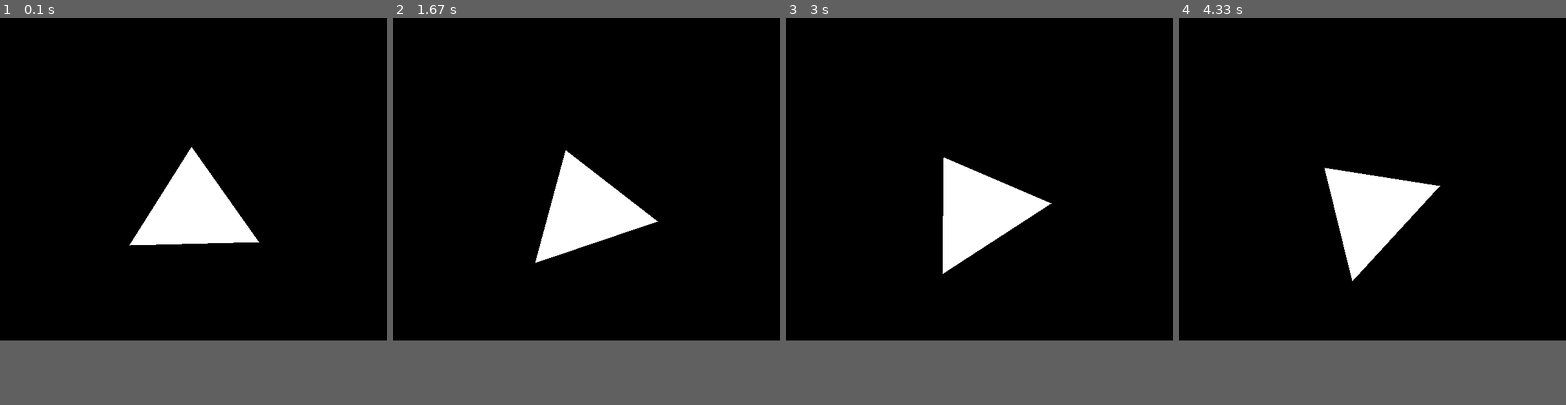
Above: before the commit, frames 1-4 (left to right).
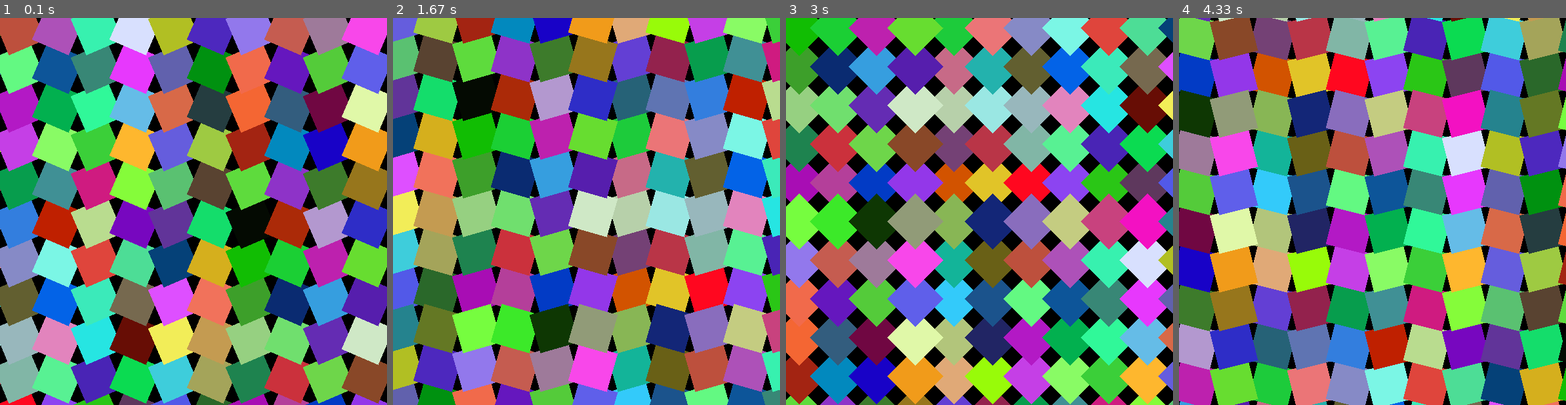
Above: after the commit, the same moments.

Repository: B-Rich/pygame_test
Game: pygame game, started from game.py
Same seed, same stepped clock (60 frames per second), same inputs: the game is played once before the commit and once after it.
Inputs:
- Up to frame 1 (0.1 s): no input
- Up to frame 2 (1.67 s): no input
- Up to frame 3 (3 s): no input
- Up to frame 4 (4.33 s): no input
In our replay, the window is 600x500 before the commit and 600x600 after it. These sizes can differ from the game's own. Grey fills any space a smaller window leaves; there, only what the larger window draws over its background counts as a difference.

The runs differ from the first frame. In frame 1, 90% of the frame differs, in the area x 0-100%, y 0-100%; in frame 2, 94%; in frame 3, 85%; in frame 4, 95%.

Commit message:
added animation

Diff:
--- a/game.py
+++ b/game.py
@@ -1,14 +1,19 @@
-import pygame, vector, matrix, math, shape
+import pygame, vector, matrix, math, shape, random
 
 def renderShape(surface, shape, middle, color=0xFFFFFF):
     pygame.draw.polygon(surface, color, shape.getPointPairs(middle))
+    #pygame.draw.circle(surface, 0xFF00FF, shape.mp_pair(middle), 5)
 
-def main():
-    triangle = shape.Shape([vector.Vector(-100, -100), vector.Vector(100, -100), vector.Vector(0, 50)])
-    #square.translate(vector.Vector(0, 10))
+def main(width, height):
+    squares = []
+    colors = []
 
-    width = 600
-    height = 500
+    number = 10
+    for y in range(-1, number + 1):
+        for x in range(-1, number + 1):
+            squares.append(shape.Shape.rectangle(x * width  /number - width / 2, y * height / number - height / 2, width / number + 1, height / number + 1))
+            colors.append(random.randint(0, 0xFFFFFF))
+
 
     middle = vector.Vector(width / 2, height / 2)
 
@@ -24,19 +29,29 @@
     while running:
         screen.fill(0)
 
-        renderShape(screen, triangle, middle)
+
+
+
+
+
+        for index,square in enumerate(squares):
+            square.rotate(pow(-1, index) *math.pi / 100)
+            renderShape(screen, square, middle, colors[index])
+            square.translate(vector.Vector(-5, 1))
+            if square.mp.y > height / 2 + height / number:
+                square.translate(vector.Vector(0, -height - 2 * height / number))
+            if square.mp.x < -width / 2 - width / number:
+                square.translate(vector.Vector(width + 2 * width / number, 0))
 
         pygame.display.flip()
 
-
-        triangle.rotate(math.pi/1000)
         for event in pygame.event.get():
             if event.type == pygame.QUIT:
                 pygame.quit()
                 running = False
 
         fps = fps + 1
-        #pygame.time.delay(16)
+        pygame.time.delay(8)
         now = pygame.time.get_ticks()
         if now - last > 1000:
             last = now
@@ -44,4 +59,4 @@
             fps = 0
 
 if __name__ == '__main__':
-    main()
+    main(600, 600)
--- a/matrix.py
+++ b/matrix.py
@@ -34,6 +34,9 @@
 
         return PointMatrix(data)
 
+    def __getitem__(self, index):
+        return self.data[index]
+
     def translate(self, v):
         data = []
         for point in self.data:
--- a/shape.py
+++ b/shape.py
@@ -12,12 +12,23 @@
         return Shape([tl, bl, br, tr])
 
     def getMidPoint(self):
-        x = y = 0
+        if len(self.points.data) <= 0:
+            return 0
+        min_x = max_x = self.points[0].x
+        min_y = max_y = self.points[0].y
+
         for point in self.points.data:
-            x = x + point.x
-            y = y + point.y
-        length = len(self.points.data)
-        return vector.Vector(x / length, y / length)
+            if point.x > max_x:
+                max_x = point.x
+            if point.y > max_y:
+                max_y = point.y
+            if point.x < min_x:
+                min_x = point.x
+            if point.y < min_y:
+                min_y = point.y
+
+        return vector.Vector((min_x + max_x) / 2, (max_y + min_y) / 2)
+
 
     def transform(self, m):
         temp = self.points.translate(self.mp.multiply(-1))
@@ -26,10 +37,15 @@
 
     def translate(self, vector):
         self.points = self.points.translate(vector)
+        self.mp = self.mp.add(vector)
 
-    def rotate(self, angle):
-        m = matrix.Matrix.rotationMatrix(angle)
-        self.transform(m)
+
+    def rotate(self, angle, point=0):
+        if point == 0:
+            point = self.mp
+        temp = self.points.translate(point.multiply(-1))
+        temp = temp.multiply(matrix.Matrix.rotationMatrix(angle))
+        self.points = temp.translate(point)
 
     def operate(self, matrix):
         self.points = self.points.multiply(matrix)
@@ -37,6 +53,8 @@
     def getPointPairs(self, offset):
         pairs = []
         for vector in self.points.data:
-            pairs.append((vector[0] + offset.x, -vector[1] + offset.y))
+            pairs.append((vector[0] + offset[0], -vector[1] + offset[1]))
 
         return pairs
+    def mp_pair(self, offset):
+        return (int(self.mp[0] + offset[0]), int(-self.mp[1] + offset[1]))
--- a/vector.py
+++ b/vector.py
@@ -24,6 +24,8 @@
         else:
             return self.y
 
+    def pair(self):
+        return (int(self.x), int(self.y))
 
 
     def __str__(self):
